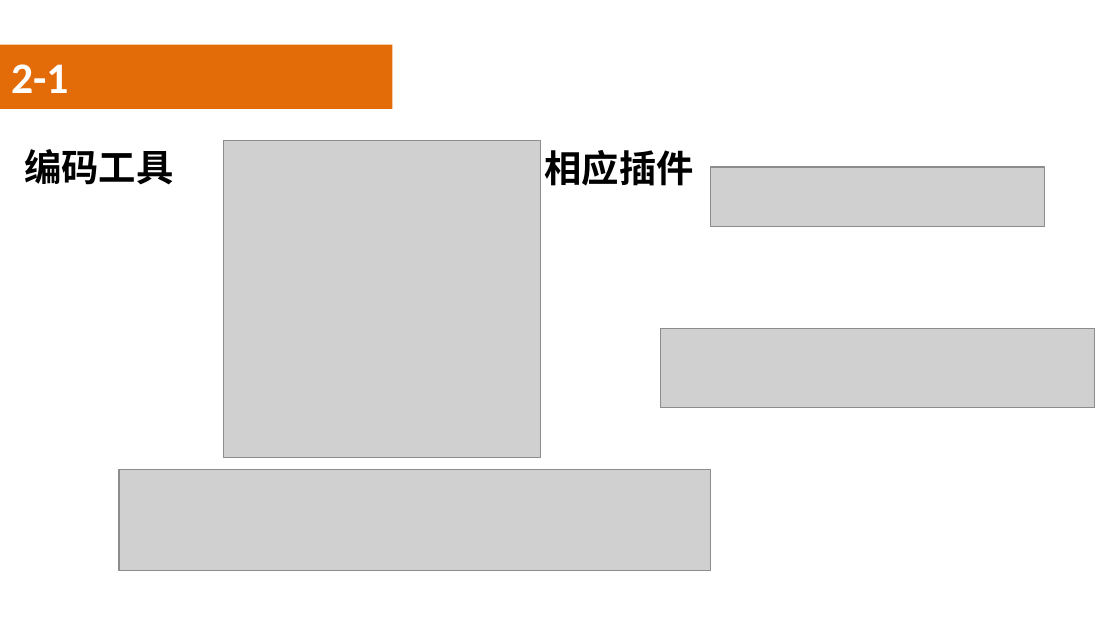
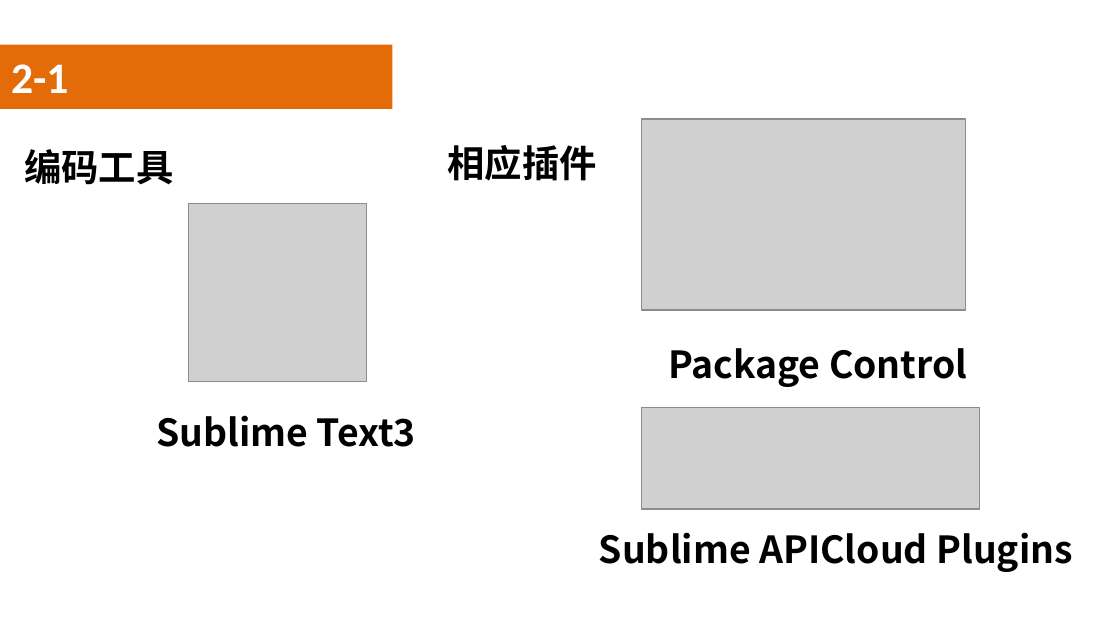
Before and after one commit to guhongyan/APICloud, a slide deck: slide 10 of 前言/前言.pptx. Drawn at 1120x630 pixels with LibreOffice and Linux fonts; fonts in the diff are those of the drawing; grey boxes stand for pictures; background and template pictures are left out. Boxes give left, top, right and bottom in pixels: in the first picture for what was removed or moved away, otherwise in the second. Text is boxed around its words. In the diff, an @@ line names an element or a change of style, - is before the commit and + after.

```diff
--- a/前言/前言.pptx
+++ b/前言/前言.pptx
@@ picture added at [641,119,965,310] @@
@@ text "相应插件": place and size @@
-text "相应插件" at [545,150,694,186]
+text "相应插件" at [448,145,597,181]
@@ picture removed at [710,167,1044,226] @@
@@ picture: place and size @@
-picture at [223,140,541,458]
+picture at [188,203,366,381]
@@ picture removed at [661,328,1095,408] @@
@@ text added at [668,348,967,387], 24 pt, text #000000, bold @@
+Package Control
@@ text added at [156,415,416,447], 24 pt, text #000000, bold @@
+Sublime Text3
@@ picture added at [641,408,979,510] @@
@@ picture removed at [119,469,710,571] @@
@@ text added at [599,532,1073,572], 24 pt, text #000000, bold @@
+Sublime APICloud Plugins
```
Also in this commit, not shown: 4 other slides changed, 4 slides added, 4 slides removed, 1 other file.
